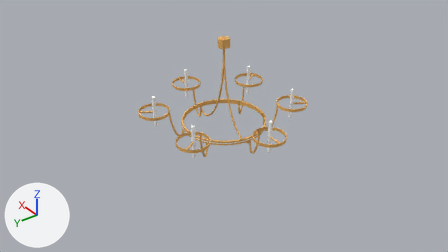
Before and after pictures for a commit that changed the Blender file chandelier.blend.
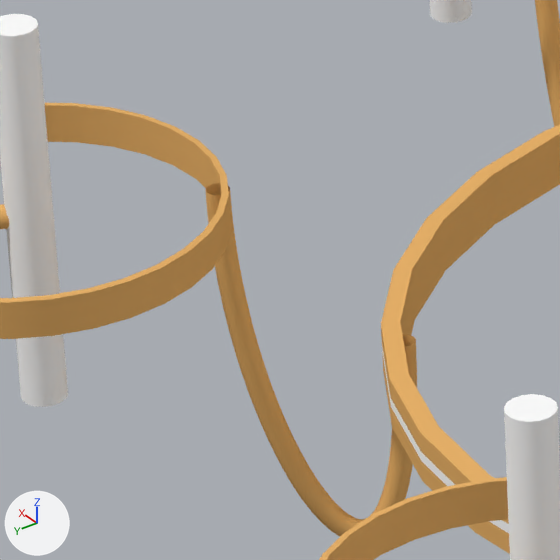
Each version appears first from the file's camera 'camera', and next in a close-up on the part from 34% to 44% of the width and 38% to 55% of the height. Arrows for +X, +Y and +Z are at lower left; the lights stay in place.

The first close-up shows 'chandelier_candles', 'chandelier_rings', 'chandelier_splines'.
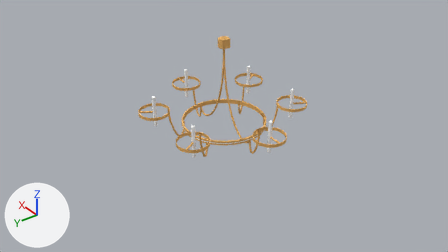
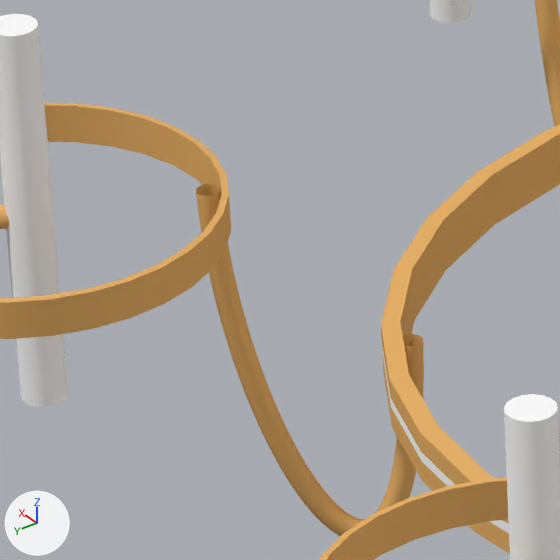
Location of each change, [x1, y1, x2, y2] in pixels of the close-ups (560 x 560 px):
```json
{"object": "chandelier_splines", "change": "reshaped", "before": [0, 0, 560, 536], "after": [0, 0, 560, 536]}
```

Edits to the scene script, one JSON object a line:
```json
{"block": "cu_nurbspath_001", "where": "_sp = cu_nurbspath_001.splines.new('NURBS'); _sp.points.add(3)"}
{"op": "remove", "block": "cu_nurbspath_001", "code": "_sp.points.foreach_set('co', [0.24, 0.416, 0.1, 1.0, 0.24, 0.416, -0.3, 1.0, 0.318, 0.551, -0.0147, 1.0, 0.318, 0.551, 0.265, 1.0])"}
{"op": "add", "block": "cu_nurbspath_001", "code": "_sp.points.foreach_set('co', [0.237, 0.41, 0.1, 1.0, 0.24, 0.416, -0.3, 1.0, 0.318, 0.551, -0.0147, 1.0, 0.322, 0.558, 0.265, 1.0])"}
```
